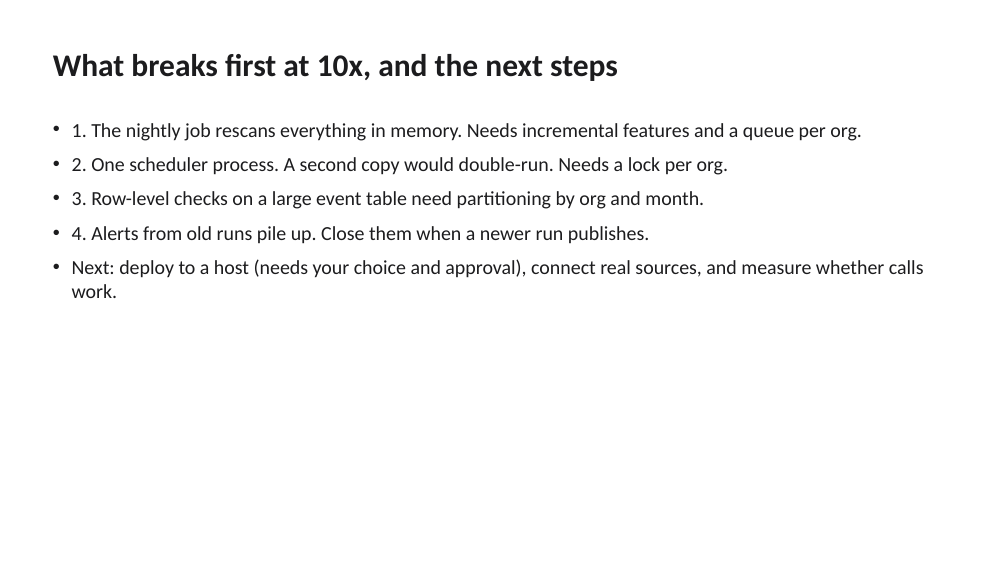
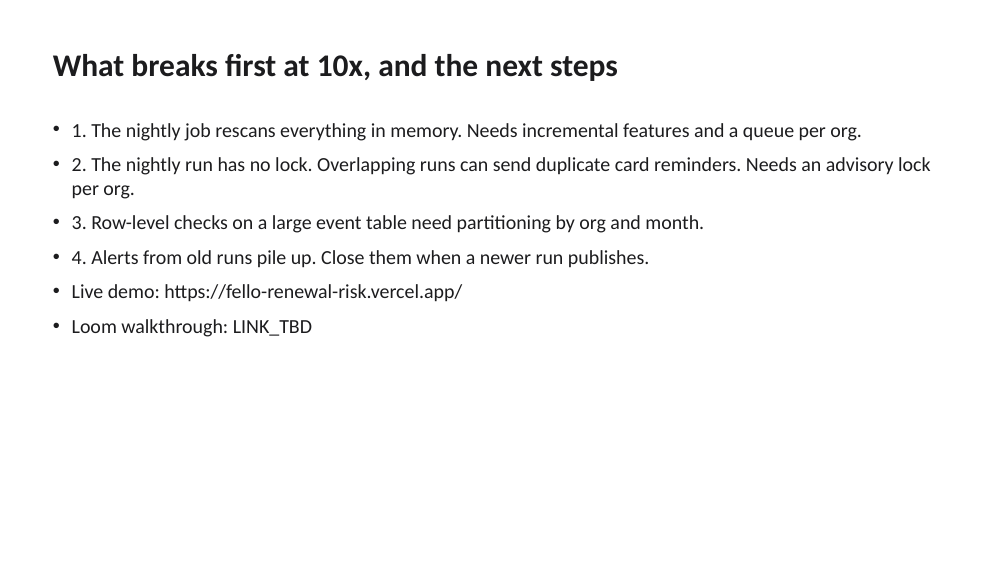
Before and after one commit to udhayakumaran/fello-renewal-risk, a slide deck: slide 10 of docs/renewal-risk-deck.pptx. Drawn at 1008x567 pixels with LibreOffice and Linux fonts; fonts in the diff are those of the drawing. Boxes give left, top, right and bottom in pixels: in the first picture for what was removed or moved away, otherwise in the second. Text is boxed around its words. In the diff, an @@ line names an element or a change of style, - is before the commit and + after.

```diff
--- a/docs/renewal-risk-deck.pptx
+++ b/docs/renewal-risk-deck.pptx
@@ text at [72,157,931,199]: text changed @@
-• 2. One scheduler process. A second copy would double-run. Needs a lock per org.
+• 2. The nightly run has no lock. Overlapping runs can send duplicate card reminders. Needs an advisory lock per org.
@@ text at [72,284,462,337]: text changed @@
-• Next: deploy to a host (needs your choice and approval), connect real sources, and measure whether calls work.
+• Live demo: https://fello-renewal-risk.vercel.app/
+• Loom walkthrough: LINK_TBD
```
Also in this commit, not shown: 4 other slides changed, 1 other file.
